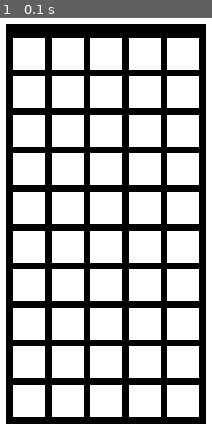
Above: before the commit, frame 1.
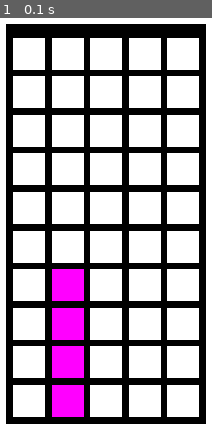
Above: after the commit, the same moment.

Repository: IM-THE-GRASS/pygame-tetris-remake
Game: pygame game, started from main.py
Two runs of this game, one before a commit and one after it. Both use one fixed random seed, a clock stepped at 60 frames per second and the inputs below.
Inputs:
- Up to frame 1 (0.1 s): no input

The runs differ from the first frame. In frame 1, 4.7% of the frame differs, in the area x 24-40%, y 60-97%.

Commit message:
made peices class

Diff:
--- a/main.py
+++ b/main.py
@@ -11,18 +11,38 @@
 sq_width = (board_width - (gap * (columns + 1))) / columns
 print(sq_width)
 lines = int(board_height / (sq_width + gap))
-
+squares = {}
 
 window_width = 400
 window_height = 600
 
 center = (window_width/2,window_height/2)
-
+I = {(0,1),(1,1),(2,1),(3,1)}
+class peice:
+    def __init__(self,shape) -> None:
+        self.shape = shape
+    def draw_at(self, pos):
+        for square in self.shape:
+            square = squares[square]
+            pygame.draw.rect(screen, (255,0,255), square)
 
 
 screen = pygame.display.set_mode((window_width, window_height))
 pygame.display.set_caption("pygame tetris")
 running = True
+board = pygame.Rect(0,0,0,0)
+board.size = (board_width,board_height)
+board.center = center
+for line in range(lines):
+    for i in range(columns):
+
+        sq = pygame.Rect(0,0,0,0)
+        sq.size = (sq_width,sq_width)
+        sq.center = (10,10)
+        sq.bottomleft = (board.bottomleft[0] + gap + ((i * gap) + (i * sq_width)), board.bottomleft[1] - gap - ((line * gap) + (line * sq_width)))
+
+        squares[(line, i)] = sq
+        print((line, i))
 while running:
     for event in pygame.event.get():
         if event.type == pygame.QUIT:
@@ -33,19 +53,12 @@
 
     screen.fill((255, 255, 255))
 
-    board = pygame.Rect(0,0,0,0)
-    board.size = (board_width,board_height)
-    board.center = center
+
 
     pygame.draw.rect(screen, (0,0,0), board)
-    for line in range(lines):
-        for i in range(columns):
 
-            sq = pygame.Rect(0,0,0,0)
-            sq.size = (sq_width,sq_width)
-            sq.center = (10,10)
-            sq.bottomleft = (board.bottomleft[0] + gap + ((i * gap) + (i * sq_width)), board.bottomleft[1] - gap - ((line * gap) + (line * sq_width)))
-            pygame.draw.rect(screen, (255,255,255), sq)
-
-
+    for square in squares.values():
+        pygame.draw.rect(screen, (255,255,255), square)
+    peices = peice(I)
+    peices.draw_at((0,0))
     pygame.display.flip()
